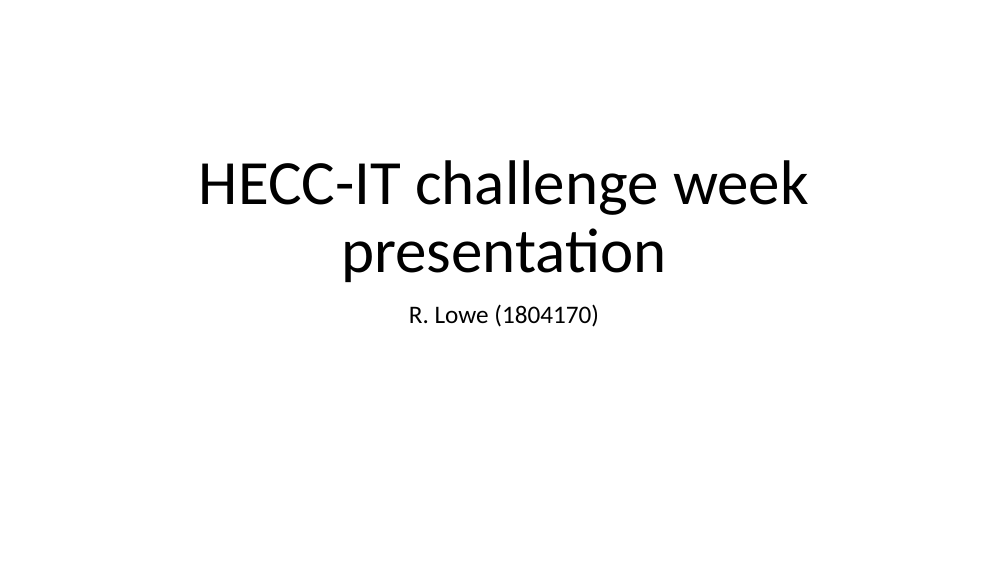
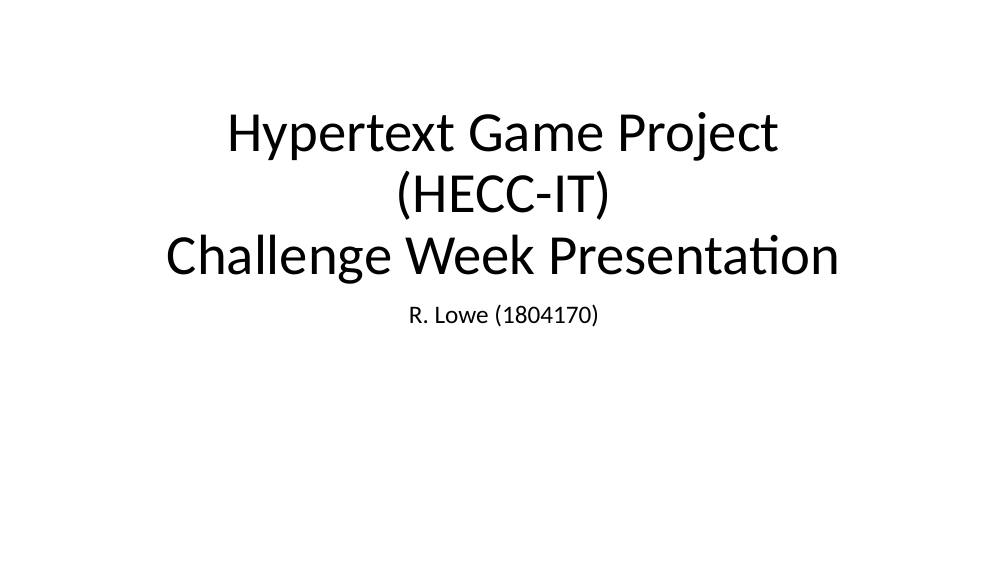
Before and after one commit to 11BelowStudio/HECC-IT, a slide deck: slide 1 of Reports n such/Challenge Week Presentation.pptx. Drawn at 1008x567 pixels with LibreOffice and Linux fonts; fonts in the diff are those of the drawing. Boxes give left, top, right and bottom in pixels: in the first picture for what was removed or moved away, otherwise in the second. Text is boxed around its words. In the diff, an @@ line names an element or a change of style, - is before the commit and + after.

Commit message:
welp, the presentation is done, realized that I probably completely screwed myself over so far whilst doing that as well. few minor changes to a few small things here and there, and also I've managed to produce a working .jar artifact version of HECC-UP, which is a good thing I guess.

```diff
--- a/Reports n such/Challenge Week Presentation.pptx
+++ b/Reports n such/Challenge Week Presentation.pptx
@@ title at (167,112,840,284): text changed; size 60 to 54 pt @@
-HECC-IT challenge week presentation
+Hypertext Game Project
+(HECC-IT)
+Challenge Week Presentation
```
Also in this commit, not shown: 1 other slide changed, 11 slides added, 21 other files.
